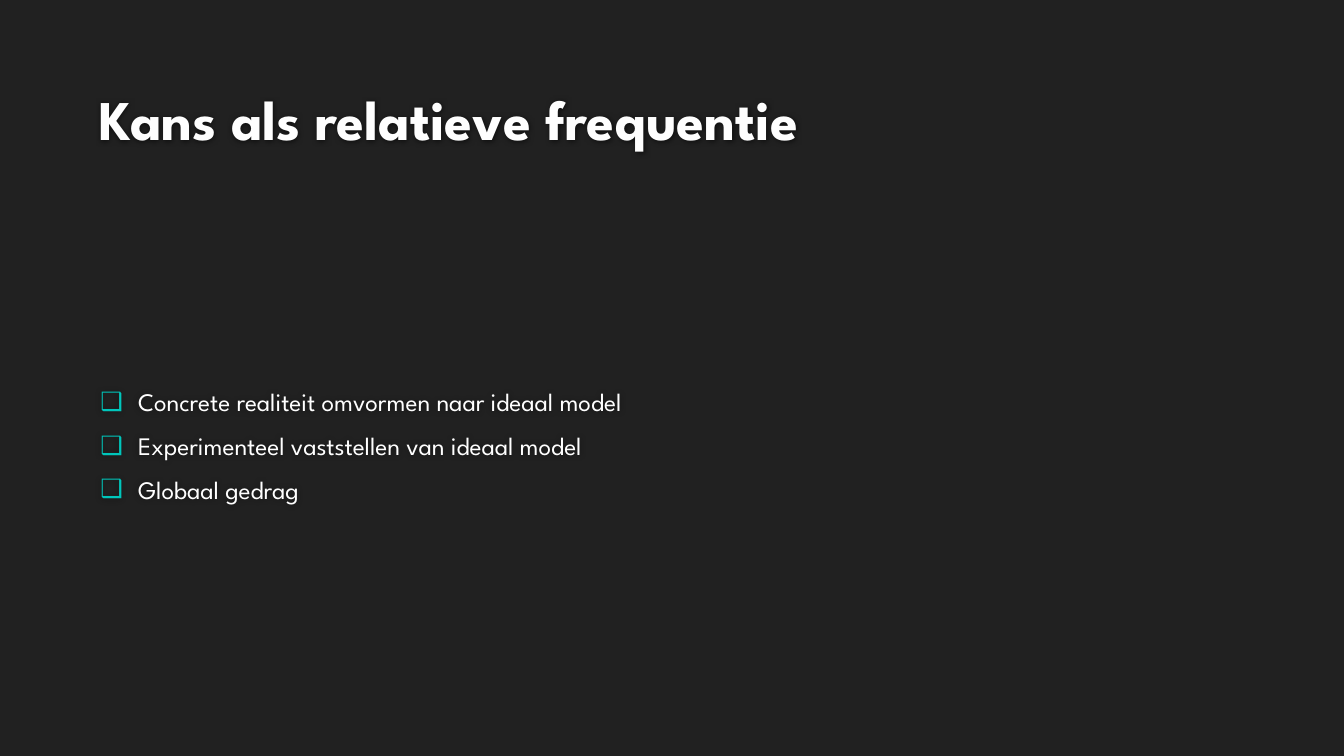
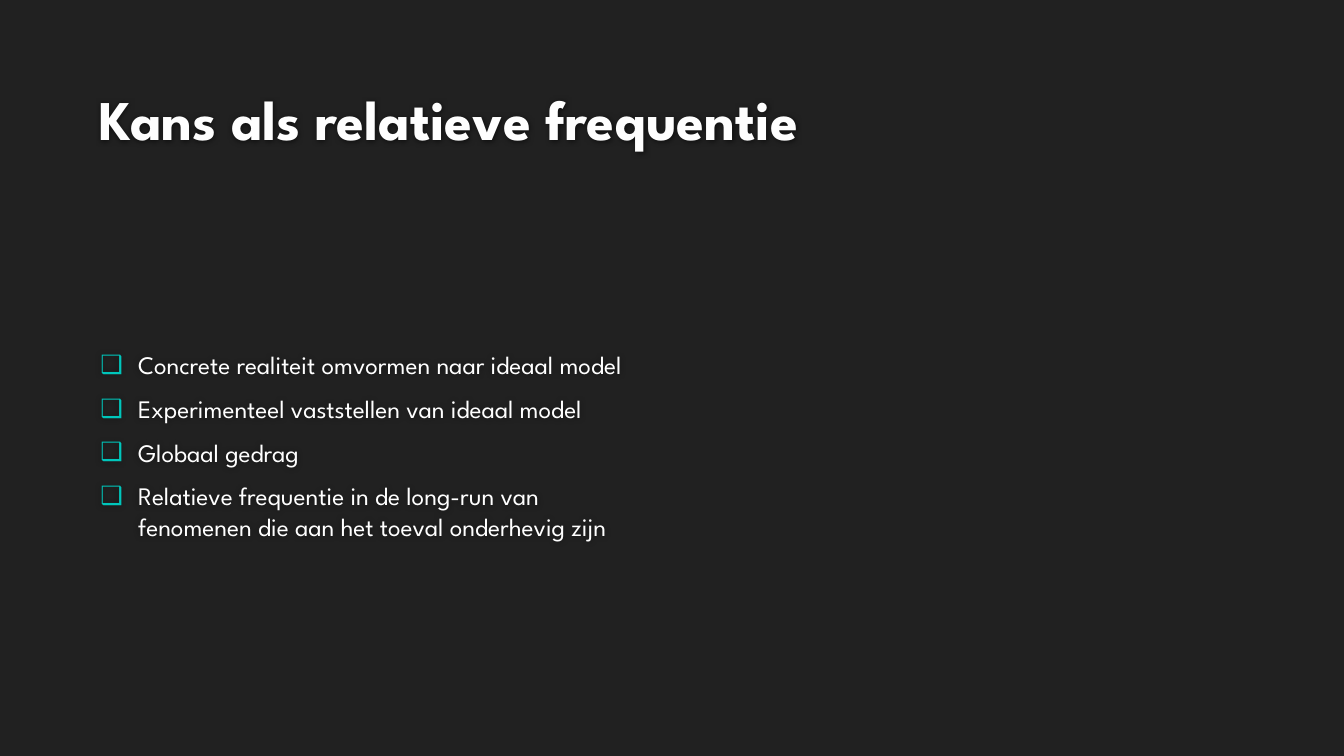
Before and after one commit to jonasclaes/Kansrekenen_met_Python, a slide deck: slide 2 of Kansrekenen (met Python).pptx. Drawn at 1344x756 pixels with LibreOffice and Linux fonts; fonts in the diff are those of the drawing; background and template pictures are left out. Boxes give left, top, right and bottom in pixels: in the first picture for what was removed or moved away, otherwise in the second. Text is boxed around its words. In the diff, an @@ line names an element or a change of style, - is before the commit and + after.

```diff
--- a/Kansrekenen (met Python).pptx
+++ b/Kansrekenen (met Python).pptx
@@ text at [138,487,606,542]: paragraph added @@
+❑ Relatieve frequentie in de long-run van
+  fenomenen die aan het toeval onderhevig zijn
```
Also in this commit, not shown: 1 other slide changed, 6 slides added.
